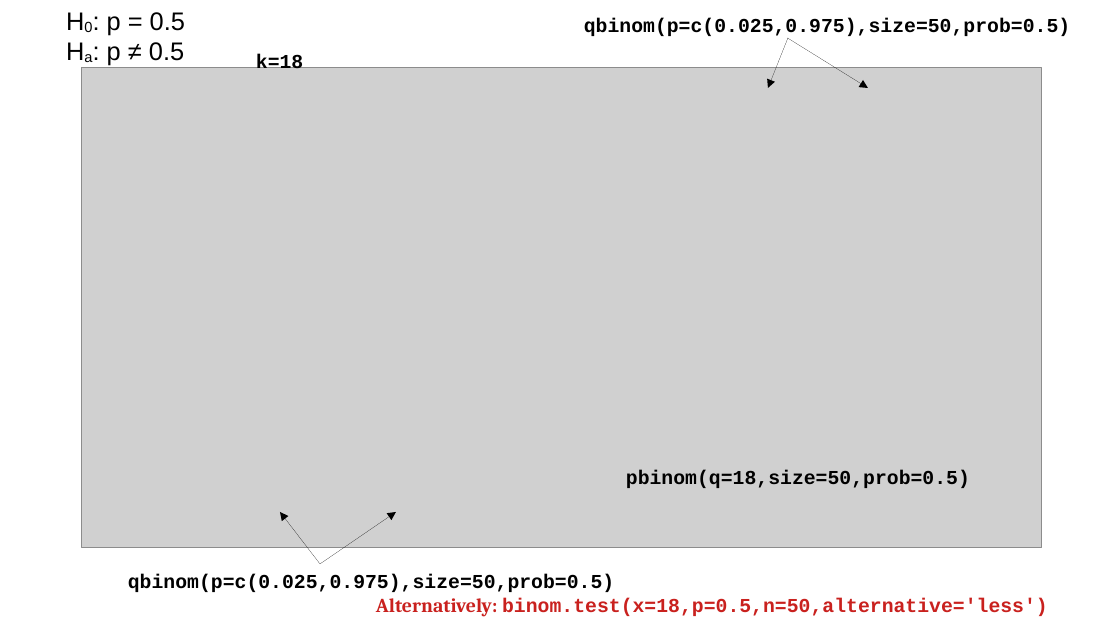
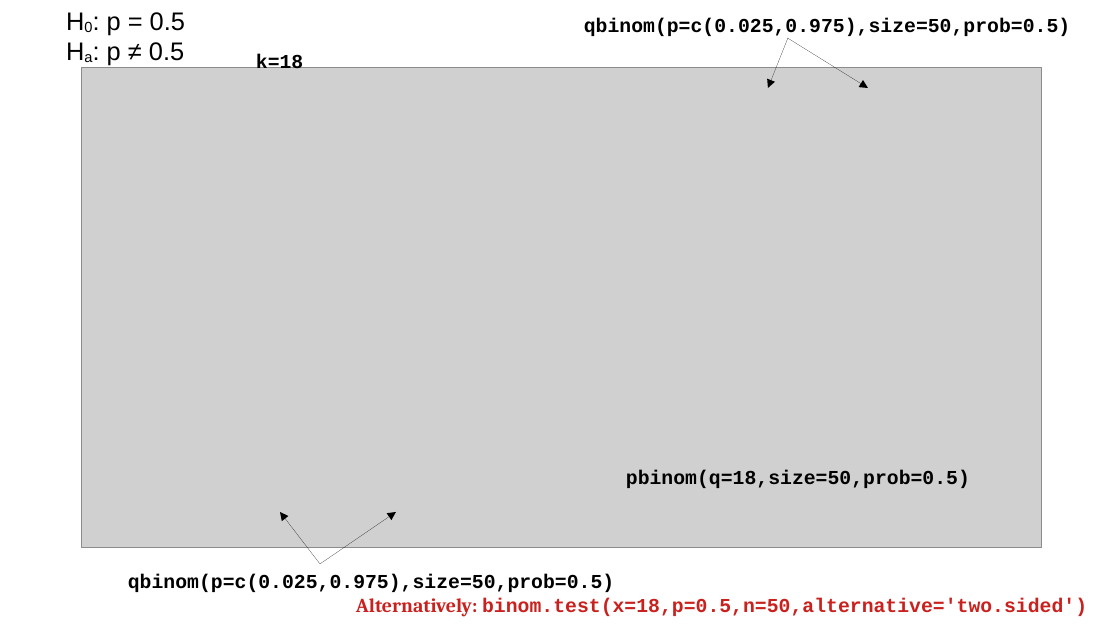
Before and after one commit to pvermees/geostats, a slide deck: slide 34 of slides/quizzes.odp. Drawn at 1120x630 pixels with LibreOffice and Linux fonts; fonts in the diff are those of the drawing; grey boxes stand for pictures. Boxes give left, top, right and bottom in pixels: in the first picture for what was removed or moved away, otherwise in the second. Text is boxed around its words. In the diff, an @@ line names an element or a change of style, - is before the commit and + after.

Commit message:
Fixed small typos in quiz slides

```diff
--- a/slides/quizzes.odp
+++ b/slides/quizzes.odp
@@ text at (x1=356, y1=598, x2=1087, y2=617): text changed @@
-Alternatively: binom.test(x=18,p=0.5,n=50,alternative='less')
+Alternatively: binom.test(x=18,p=0.5,n=50,alternative='two.sided')
```
Also in this commit, not shown: 2 other slides changed.
